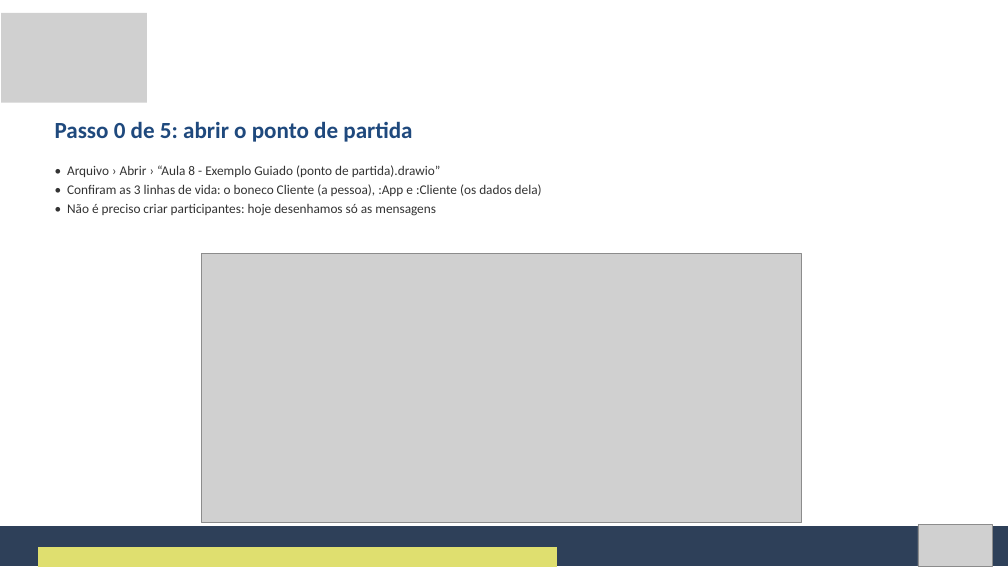
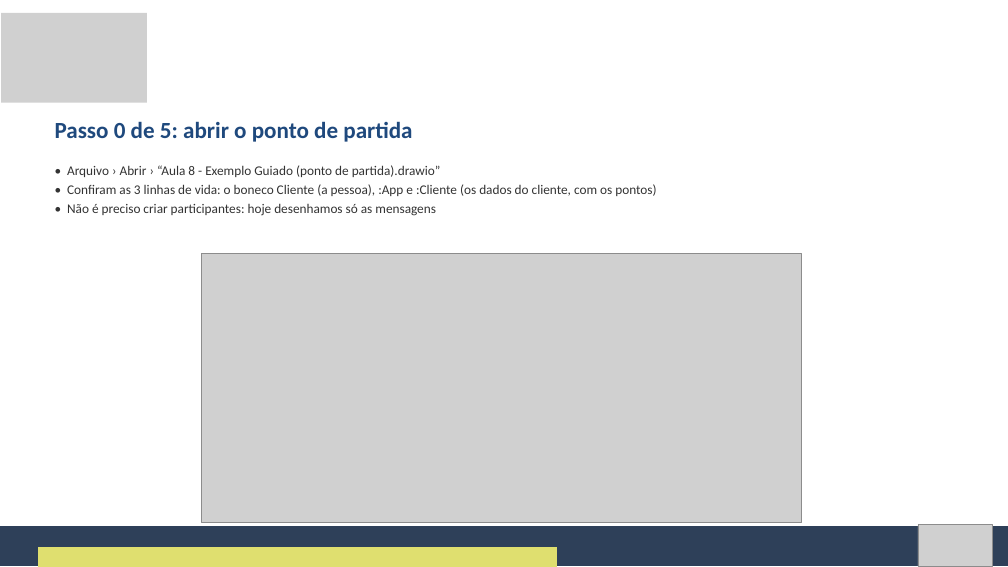
Before and after one commit to Natan20/Curso-Modelagem-De-Sistemas-Material, a slide deck: slide 65 of Aula 08 - 09-10-2026/Aula 8 - Slides.pptx (slide 69 before the commit). Drawn at 1008x567 pixels with LibreOffice and Linux fonts; fonts in the diff are those of the drawing; grey boxes stand for pictures. Boxes give left, top, right and bottom in pixels: in the first picture for what was removed or moved away, otherwise in the second. Text is boxed around its words. In the diff, an @@ line names an element or a change of style, - is before the commit and + after.

Commit message:
Aula 8: atividade guiada direto nos passos, sem slides de história
Remove os slides da história, 'quem é quem', 'primeiro no quadro',
'lendo o mapa da tela' e 'conferindo com dois clientes' (122 -> 117 slides);
troca 'Maria' por 'o cliente'. Apostila (docx/pdf) acompanha.

```diff
--- a/Aula 08 - 09-10-2026/Aula 8 - Slides.pptx
+++ b/Aula 08 - 09-10-2026/Aula 8 - Slides.pptx
@@ text at <box>67,184,656,196</box>: text changed @@
-• Confiram as 3 linhas de vida: o boneco Cliente (a pessoa), :App e :Cliente (os dados dela)
+• Confiram as 3 linhas de vida: o boneco Cliente (a pessoa), :App e :Cliente (os dados do cliente, com os pontos)
```
Also in this commit, not shown: 6 other slides changed, 5 slides removed, 2 other files.
